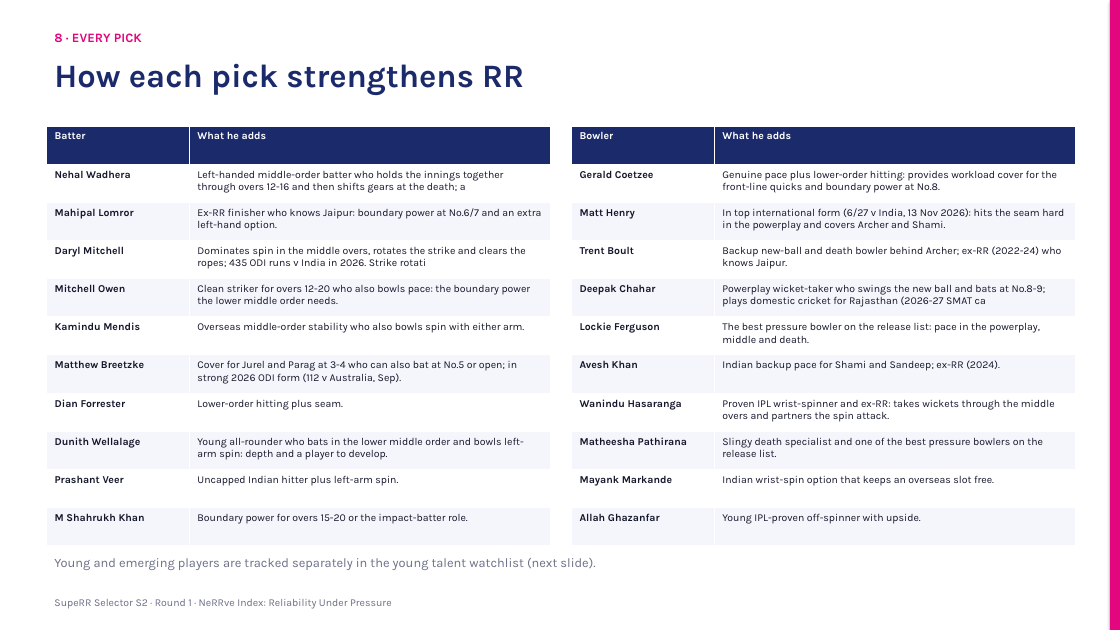
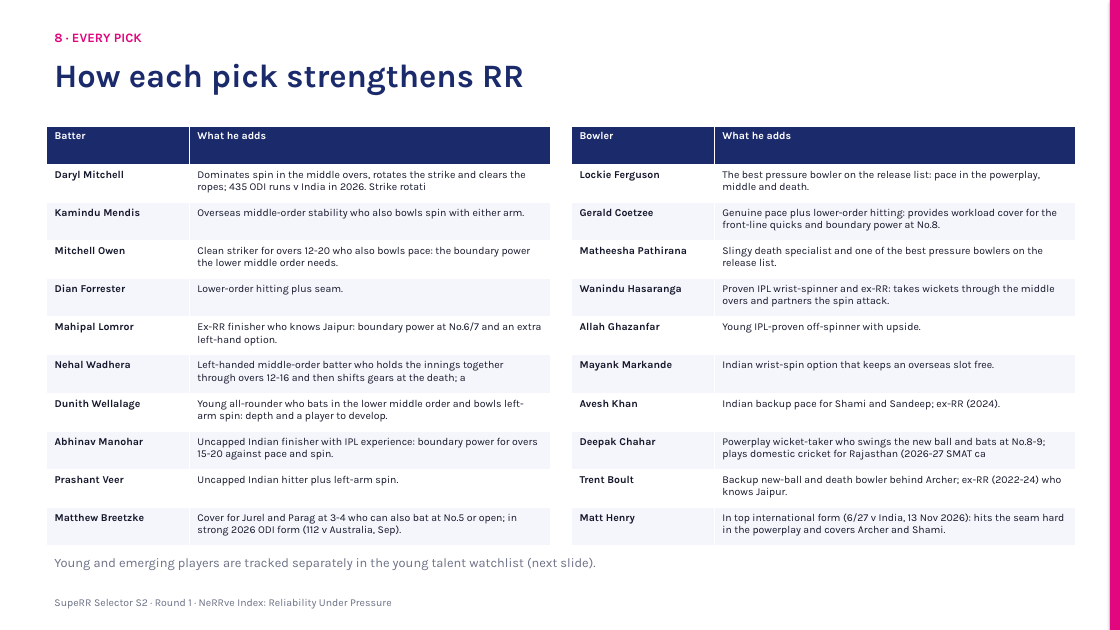
Before and after one commit to KoduruChandrasekhar/RRAuction-, a slide deck: slide 14 of submission/NeRRve_Deck.pptx. Drawn at 1120x630 pixels with LibreOffice and Linux fonts; fonts in the diff are those of the drawing. Boxes give left, top, right and bottom in pixels: in the first picture for what was removed or moved away, otherwise in the second. Text is boxed around its words. In the diff, an @@ line names an element or a change of style, - is before the commit and + after.

```diff
--- a/submission/NeRRve_Deck.pptx
+++ b/submission/NeRRve_Deck.pptx
@@ table at [46,126,550,546] @@
+row 2: Daryl Mitchell | Dominates spin in the middle overs, rotates the strike and clears the ropes; 435 ODI runs v India in 2026. Strike rotati
+row 3: Kamindu Mendis | Overseas middle-order stability who also bowls spin with either arm.
+row 4: Mitchell Owen | Clean striker for overs 12-20 who also bowls pace: the boundary power the lower middle order needs.
+row 5: Dian Forrester | Lower-order hitting plus seam.
+row 6: Mahipal Lomror | Ex-RR finisher who knows Jaipur: boundary power at No.6/7 and an extra left-hand option.
-row 3: Mahipal Lomror | Ex-RR finisher who knows Jaipur: boundary power at No.6/7 and an extra left-hand option.
-row 4: Daryl Mitchell | Dominates spin in the middle overs, rotates the strike and clears the ropes; 435 ODI runs v India in 2026. Strike rotati
-row 5: Mitchell Owen | Clean striker for overs 12-20 who also bowls pace: the boundary power the lower middle order needs.
-row 6: Kamindu Mendis | Overseas middle-order stability who also bowls spin with either arm.
+row 8: Dunith Wellalage | Young all-rounder who bats in the lower middle order and bowls left-arm spin: depth and a player to develop.
+row 9: Abhinav Manohar | Uncapped Indian finisher with IPL experience: boundary power for overs 15-20 against pace and spin.
+row 10: Prashant Veer | Uncapped Indian hitter plus left-arm spin.
-row 8: Dian Forrester | Lower-order hitting plus seam.
-row 9: Dunith Wellalage | Young all-rounder who bats in the lower middle order and bowls left-arm spin: depth and a player to develop.
-row 10: Prashant Veer | Uncapped Indian hitter plus left-arm spin.
-row 11: M Shahrukh Khan | Boundary power for overs 15-20 or the impact-batter role.
@@ table at [571,126,1075,546] @@
+row 2: Lockie Ferguson | The best pressure bowler on the release list: pace in the powerplay, middle and death.
+row 4: Matheesha Pathirana | Slingy death specialist and one of the best pressure bowlers on the release list.
+row 5: Wanindu Hasaranga | Proven IPL wrist-spinner and ex-RR: takes wickets through the middle overs and partners the spin attack.
+row 6: Allah Ghazanfar | Young IPL-proven off-spinner with upside.
+row 7: Mayank Markande | Indian wrist-spin option that keeps an overseas slot free.
+row 8: Avesh Khan | Indian backup pace for Shami and Sandeep; ex-RR (2024).
+row 9: Deepak Chahar | Powerplay wicket-taker who swings the new ball and bats at No.8-9; plays domestic cricket for Rajasthan (2026-27 SMAT ca
+row 10: Trent Boult | Backup new-ball and death bowler behind Archer; ex-RR (2022-24) who knows Jaipur.
-row 4: Trent Boult | Backup new-ball and death bowler behind Archer; ex-RR (2022-24) who knows Jaipur.
-row 5: Deepak Chahar | Powerplay wicket-taker who swings the new ball and bats at No.8-9; plays domestic cricket for Rajasthan (2026-27 SMAT ca
-row 6: Lockie Ferguson | The best pressure bowler on the release list: pace in the powerplay, middle and death.
-row 7: Avesh Khan | Indian backup pace for Shami and Sandeep; ex-RR (2024).
-row 8: Wanindu Hasaranga | Proven IPL wrist-spinner and ex-RR: takes wickets through the middle overs and partners the spin attack.
-row 9: Matheesha Pathirana | Slingy death specialist and one of the best pressure bowlers on the release list.
-row 10: Mayank Markande | Indian wrist-spin option that keeps an overseas slot free.
-row 11: Allah Ghazanfar | Young IPL-proven off-spinner with upside.
```
Also in this commit, not shown: 8 other slides changed, 7 other files.
